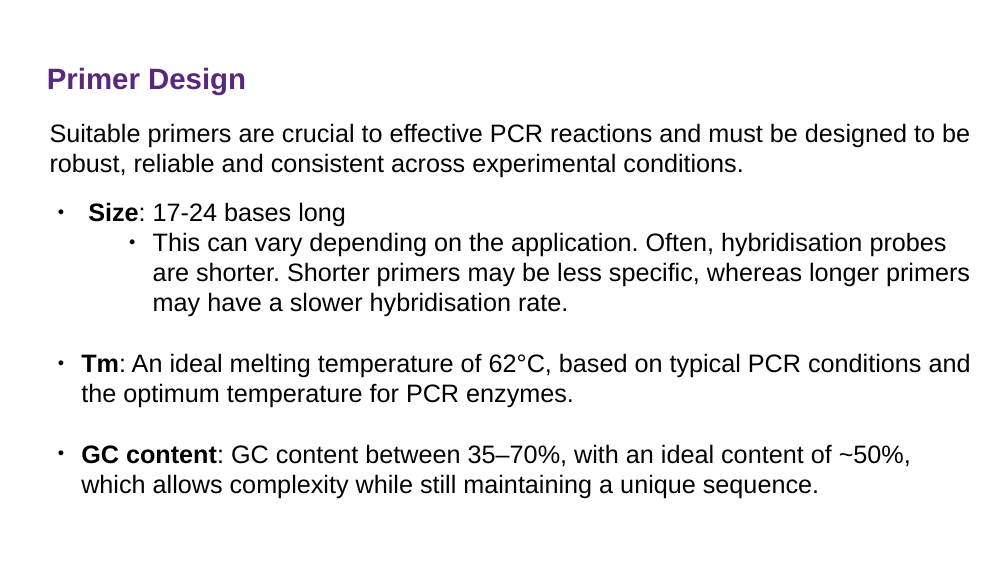
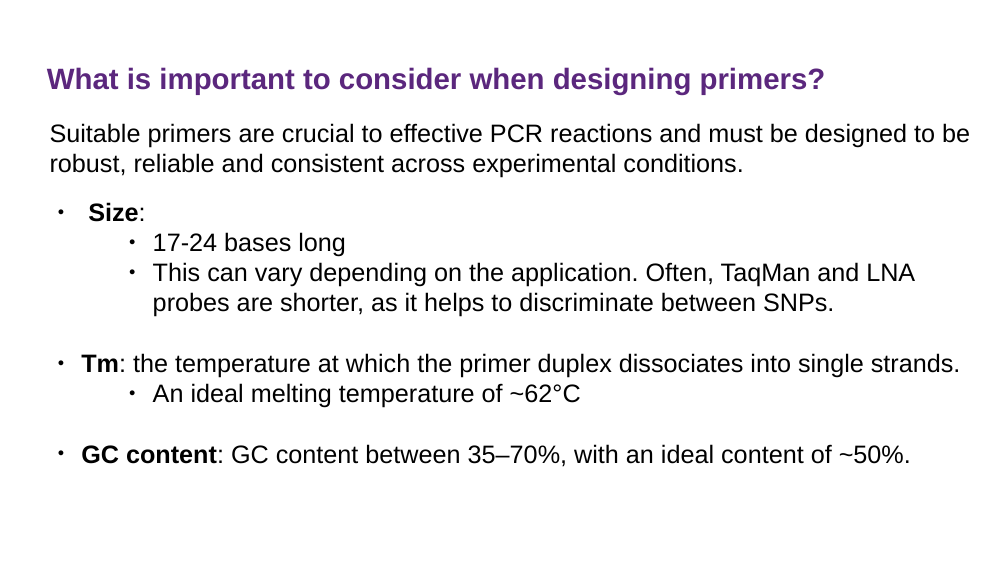
Before and after one commit to sanjaynagi/AnoPrimer, a slide deck: slide 16 of agamPrimer.odp (slide 17 before the commit). Drawn at 1008x567 pixels with LibreOffice and Linux fonts; fonts in the diff are those of the drawing; background and template pictures are left out. Boxes give left, top, right and bottom in pixels: in the first picture for what was removed or moved away, otherwise in the second. Text is boxed around its words. In the diff, an @@ line names an element or a change of style, - is before the commit and + after.

```diff
--- a/agamPrimer.odp
+++ b/agamPrimer.odp
@@ title removed at (47,67,246,95) @@
-Primer Design
@@ title added at (47,67,826,95), 21 pt, text #5B277D, bold @@
+What is important to consider when designing primers?
@@ text at (81,202,961,467): text changed @@
-● Size: 17-24 bases long
-      ● This can vary depending on the application. Often, hybridisation probes are shorter. Shorter primers may be less specific, whereas longer primers may have a slower hybridisation rate.
-● Tm: An ideal melting temperature of 62°C, based on typical PCR conditions and the optimum temperature for PCR enzymes.
-● GC content: GC content between 35–70%, with an ideal content of ~50%, which allows complexity while still maintaining a unique sequence.
+● Size:
+      ● 17-24 bases long
+      ● This can vary depending on the application. Often, TaqMan and LNA probes are shorter, as it helps to discriminate between SNPs.
+● Tm: the temperature at which the primer duplex dissociates into single strands.
+      ● An ideal melting temperature of ~62°C
+● GC content: GC content between 35–70%, with an ideal content of ~50%.
```
Also in this commit, not shown: 8 other slides changed, 1 slide removed, 2 other files.
